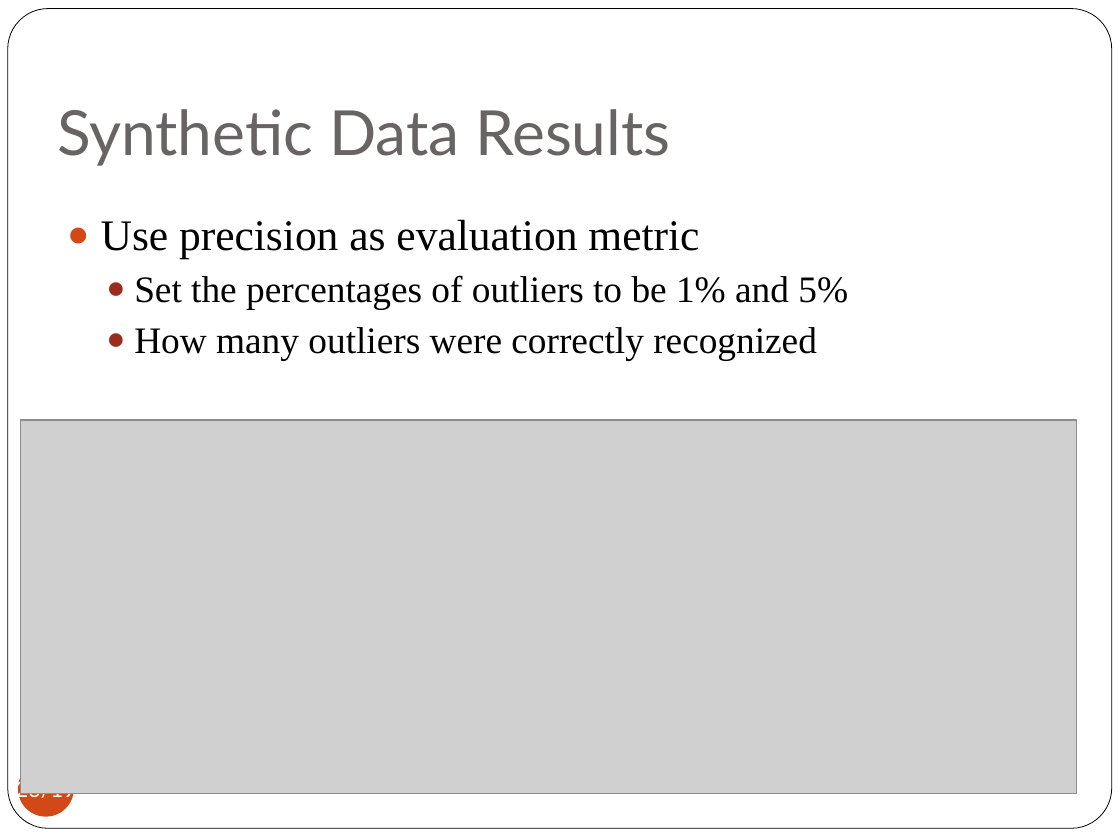
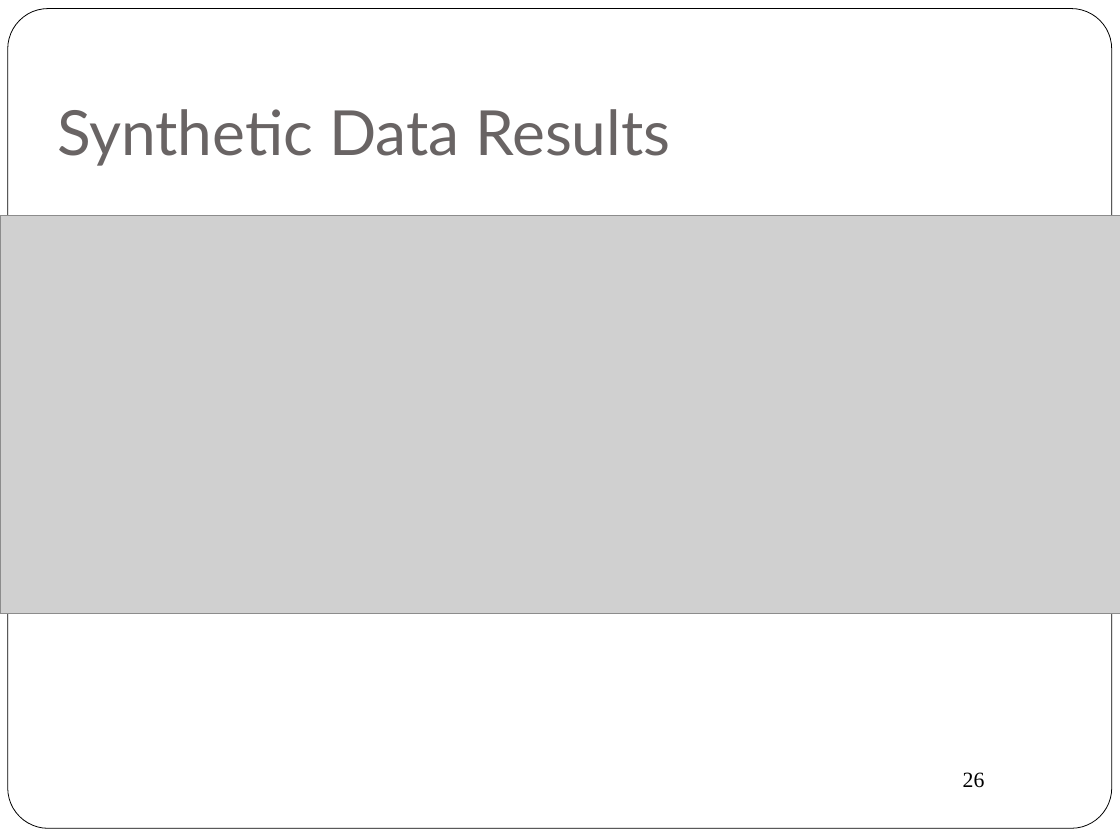
Before and after one commit to oschulte/srl-tutorial-slides, a slide deck: slide 26 of ch6-anomaly.pptx. Drawn at 1120x840 pixels with LibreOffice and Linux fonts; fonts in the diff are those of the drawing; grey boxes stand for pictures. Boxes give left, top, right and bottom in pixels: in the first picture for what was removed or moved away, otherwise in the second. Text is boxed around its words. In the diff, an @@ line names an element or a change of style, - is before the commit and + after.

```diff
--- a/ch6-anomaly.pptx
+++ b/ch6-anomaly.pptx
@@ picture: place and size @@
-picture at box(20, 420, 1076, 793)
+picture at box(0, 215, 1120, 614)
@@ text removed at box(101, 219, 848, 360) @@
-● Use precision as evaluation metric
-  ● Set the percentages of outliers to be 1% and 5%
-  ● How many outliers were correctly recognized
@@ page number removed at box(18, 760, 74, 816) @@
-26/19
@@ page number at box(963, 772, 985, 788): text changed @@
-26/n
+26
```
Also in this commit, not shown: 19 other slides changed, 3 slides added, 2 slides removed.
